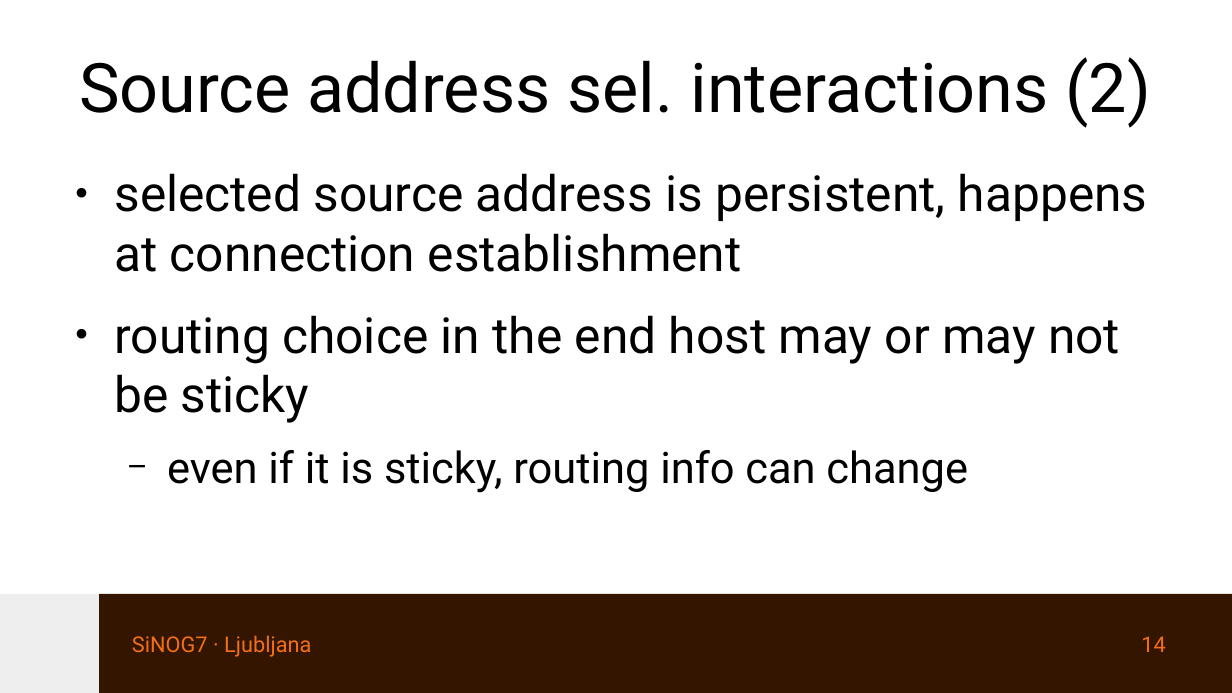
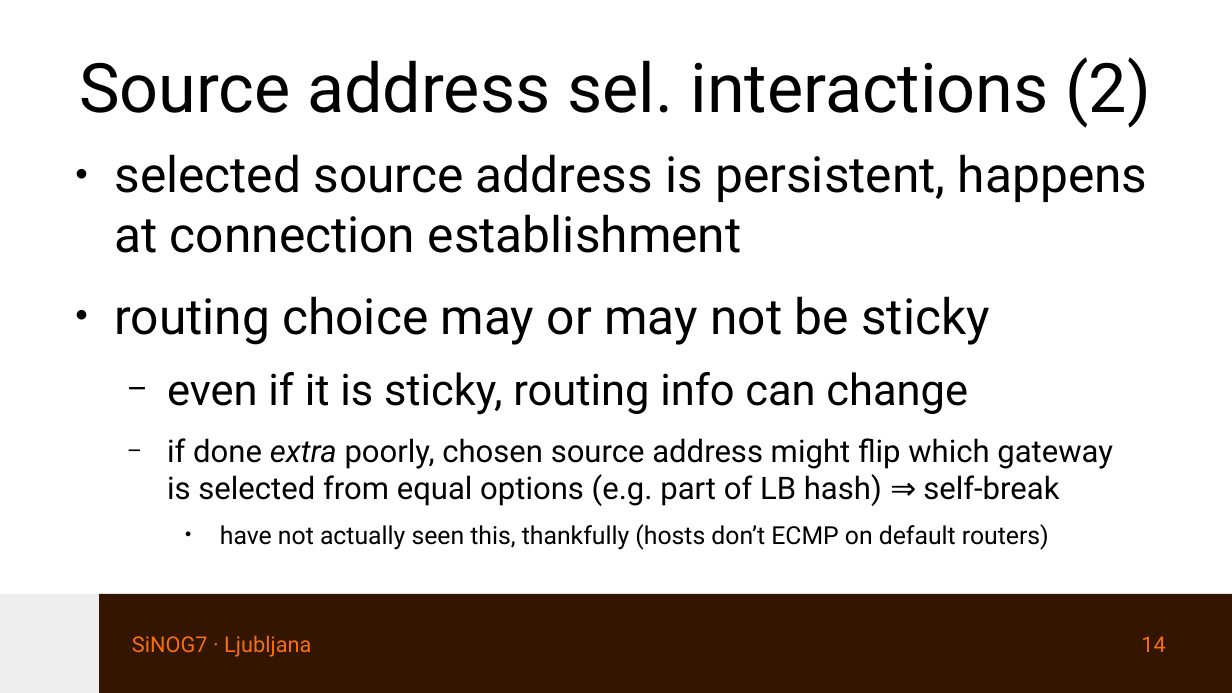
Before and after one commit to eqvinox/rtgwg-dst-src-routing, a slide deck: slide 14 of ietf121-rtgwg-dst-src-routing.odp. Drawn at 1232x693 pixels with LibreOffice and Linux fonts; fonts in the diff are those of the drawing. Boxes give left, top, right and bottom in pixels: in the first picture for what was removed or moved away, otherwise in the second. Text is boxed around its words. In the diff, an @@ line names an element or a change of style, - is before the commit and + after.

```diff
--- a/ietf121-rtgwg-dst-src-routing.odp
+++ b/ietf121-rtgwg-dst-src-routing.odp
@@ text "selected source address is persistent, ...": place and size @@
-text "selected source address is persistent, ..." at <box>114,173,1148,493</box>
+text "selected source address is persistent, ..." at <box>114,154,1148,550</box>
@@ text at <box>114,296,990,345</box>: text changed @@
-● routing choice in the end host may or may not be sticky
+● routing choice may or may not be sticky
@@ text at <box>167,438,1113,550</box>: paragraphs added @@
+  − if done extra poorly, chosen source address might flip which gateway
+    is selected from equal options (e.g. part of LB hash) ⇒ self-break
+    ● have not actually seen this, thankfully (hosts don’t ECMP on default routers)
```
Also in this commit, not shown: 9 other slides changed, 1 other file.
